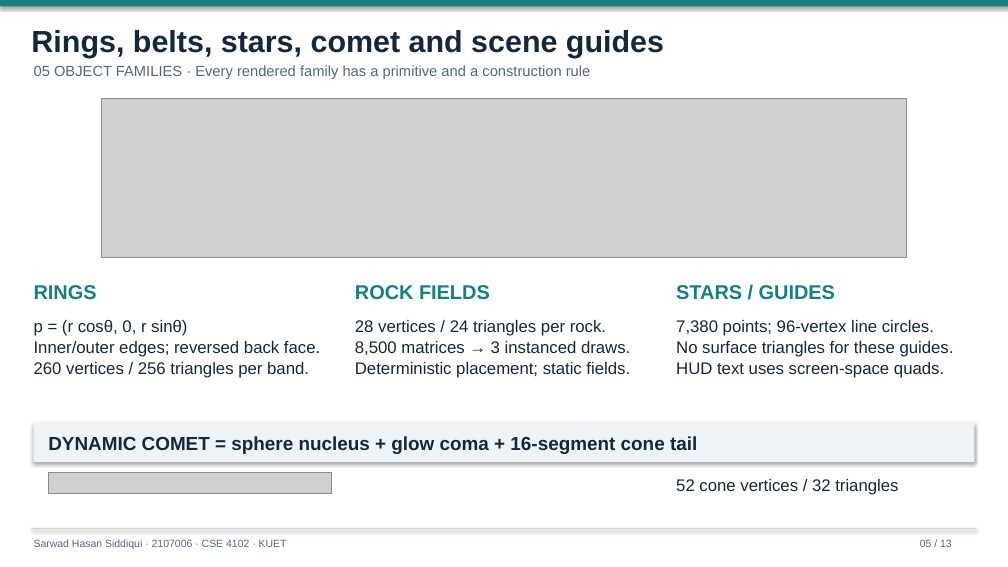
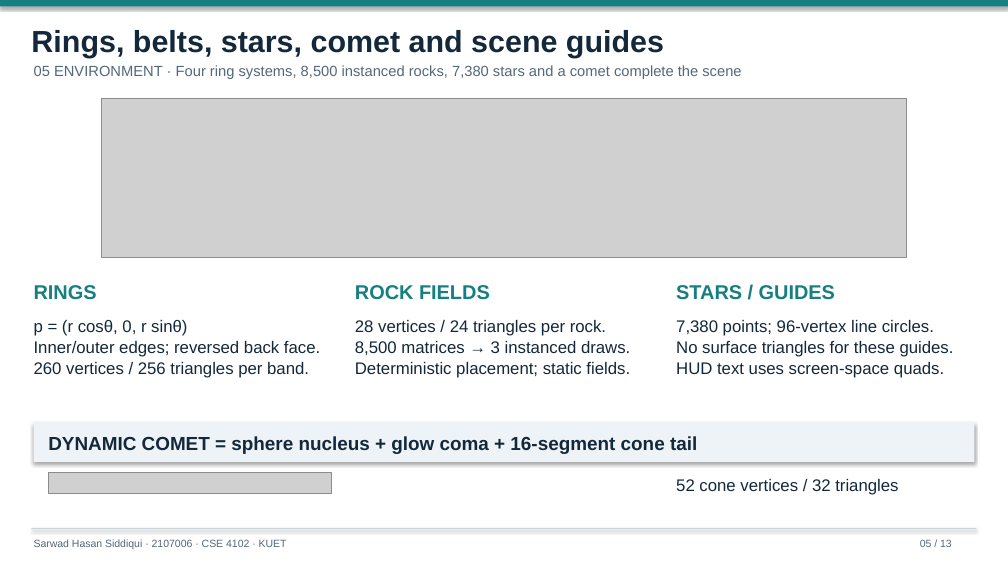
Before and after one commit to Rockstatata/Voyager-2, a slide deck: slide 5 of docs/report/Final-Presentation.pptx. Drawn at 1008x567 pixels with LibreOffice and Linux fonts; fonts in the diff are those of the drawing; grey boxes stand for pictures. Boxes give left, top, right and bottom in pixels: in the first picture for what was removed or moved away, otherwise in the second. Text is boxed around its words. In the diff, an @@ line names an element or a change of style, - is before the commit and + after.

```diff
--- a/docs/report/Final-Presentation.pptx
+++ b/docs/report/Final-Presentation.pptx
@@ text at bbox=[34, 65, 741, 79]: text changed @@
-05 OBJECT FAMILIES · Every rendered family has a primitive and a construction rule
+05 ENVIRONMENT · Four ring systems, 8,500 instanced rocks, 7,380 stars and a comet complete the scene
```
Also in this commit, not shown: 10 other slides changed, 10 other files.
